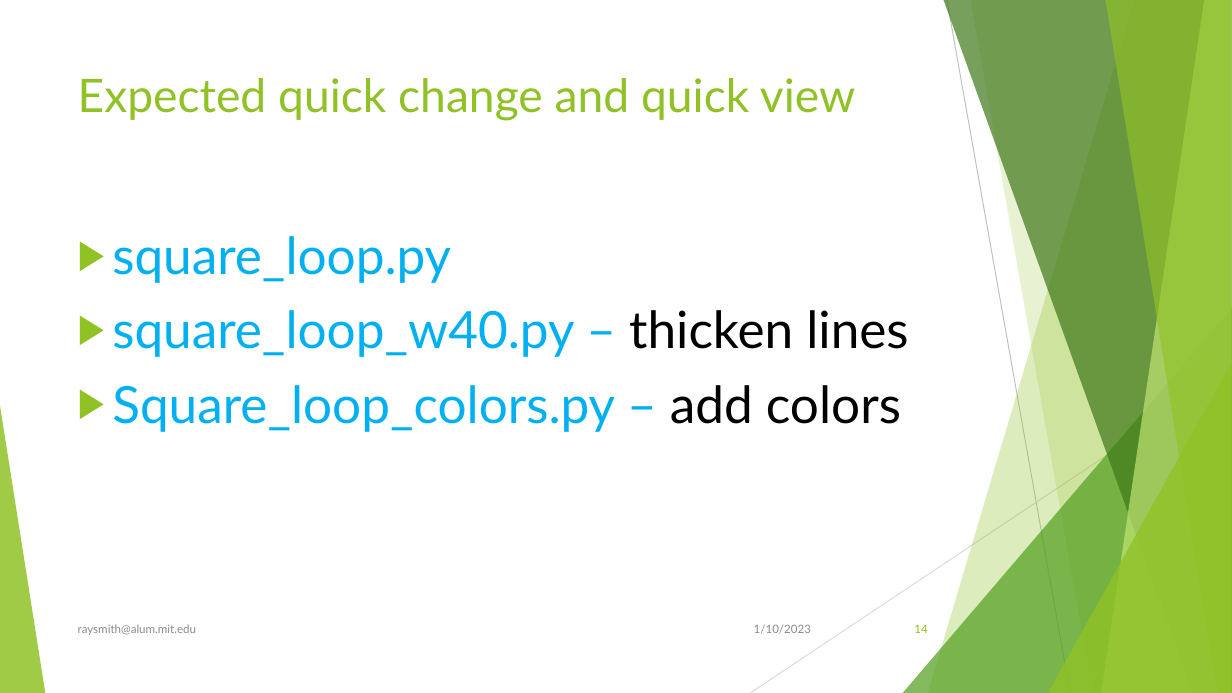
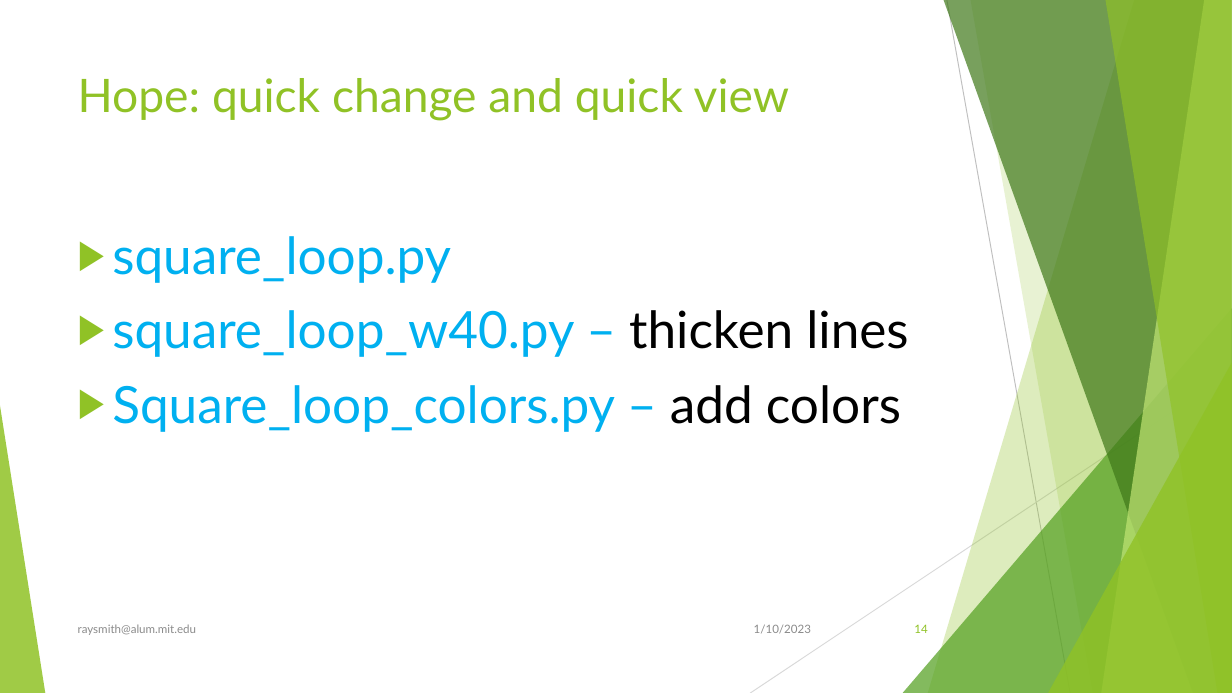
Before and after one commit to raysmith619/Introduction-To-Programming, a slide deck: slide 14 of Docs/ForTheBlind/Visually Imparied Introduction.pptx. Drawn at 1232x693 pixels with LibreOffice and Linux fonts; fonts in the diff are those of the drawing. Boxes give left, top, right and bottom in pixels: in the first picture for what was removed or moved away, otherwise in the second. Text is boxed around its words. In the diff, an @@ line names an element or a change of style, - is before the commit and + after.

```diff
--- a/Docs/ForTheBlind/Visually Imparied Introduction.pptx
+++ b/Docs/ForTheBlind/Visually Imparied Introduction.pptx
@@ title at box(78, 78, 789, 121): text changed @@
-Expected quick change and quick view
+Hope: quick change and quick view
```
Also in this commit, not shown: 4 other slides changed.
